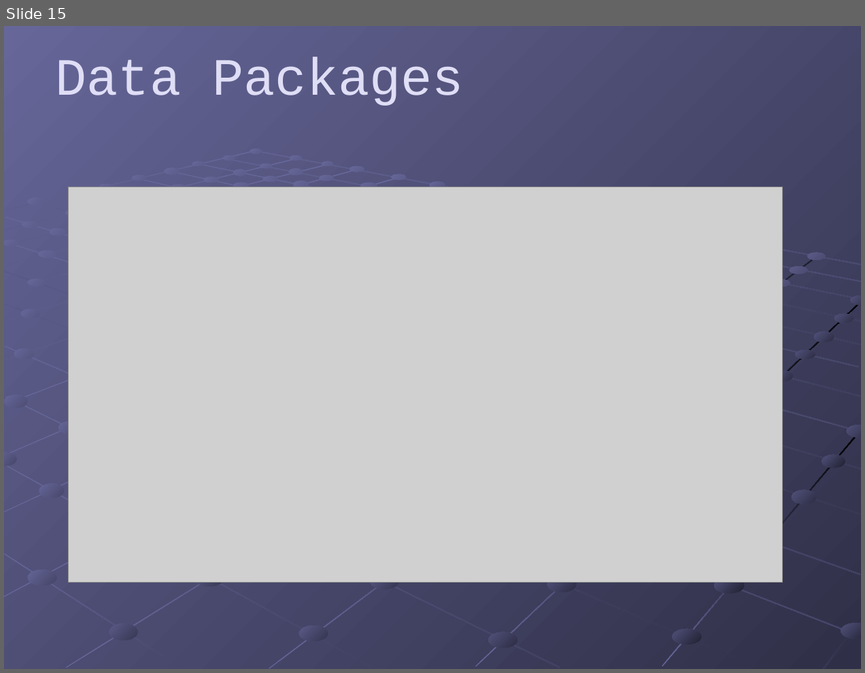
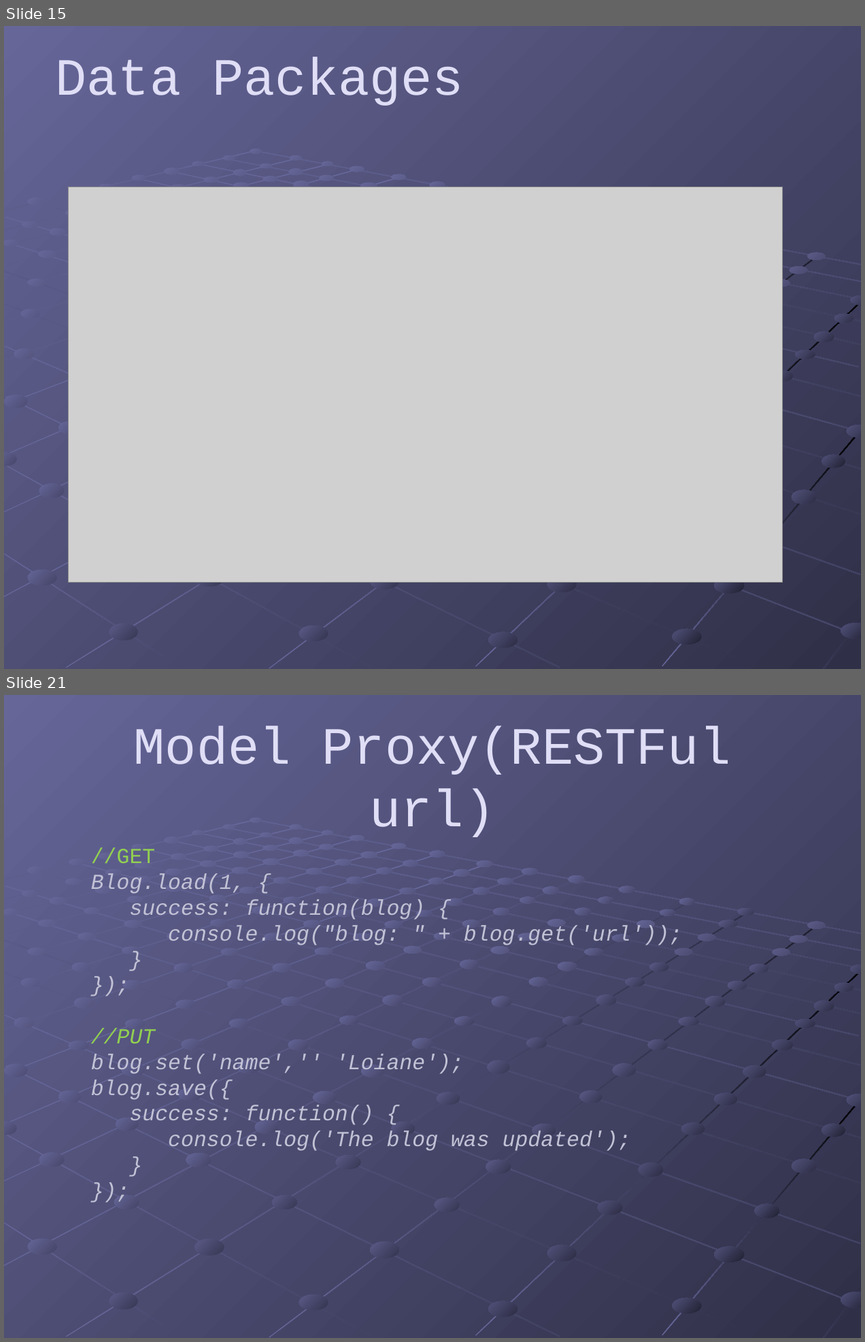
Before and after one commit to szanlin/impres-java-foundations, a slide deck: Ext Js4 Introduce.ppt. Shown one above the other, each under a label of ours: slide 15 before the commit, slides 15 and 21 after it; the slides between them are not shown. The pictures are 865x673 and 865x1342 pixels, drawn with LibreOffice and Linux fonts; fonts in the diff are those of the drawing; grey boxes stand for pictures. Boxes give left, top, right and bottom in pixels: in the first picture for what was removed or moved away, otherwise in the second. Text is boxed around its words. In the diff, an @@ line names an element or a change of style, - is before the commit and + after.

```diff
--- a/Ext Js4 Introduce.ppt
+++ b/Ext Js4 Introduce.ppt
@@ slide 21 added at <box>4,695,861,1338</box>, background gradient #666699 to #2F2F47; not listed: 89 template elements that a slide beside it also shows @@
@@ title added at <box>134,726,731,837</box>, 44 pt, text #DFDEF6 @@
+Model Proxy(RESTFul url)
@@ text added at <box>91,848,682,1151</box>, 18 pt, text #C2C2D6, italic @@
+//GET
+Blog.load(1, {
+success: function(blog) {
+console.log("blog: " + blog.get('url'));
+}
+});
+//PUT
+blog.set('name','' 'Loiane');
+blog.save({
+success: function() {
+console.log('The blog was updated');
+}
+});
@@ group added at <box>72,859,779,1218</box>: 126 ellipses @@
```
Also in this commit, not shown: 4 slides changed, 8 other slides added, 2 slides removed.
